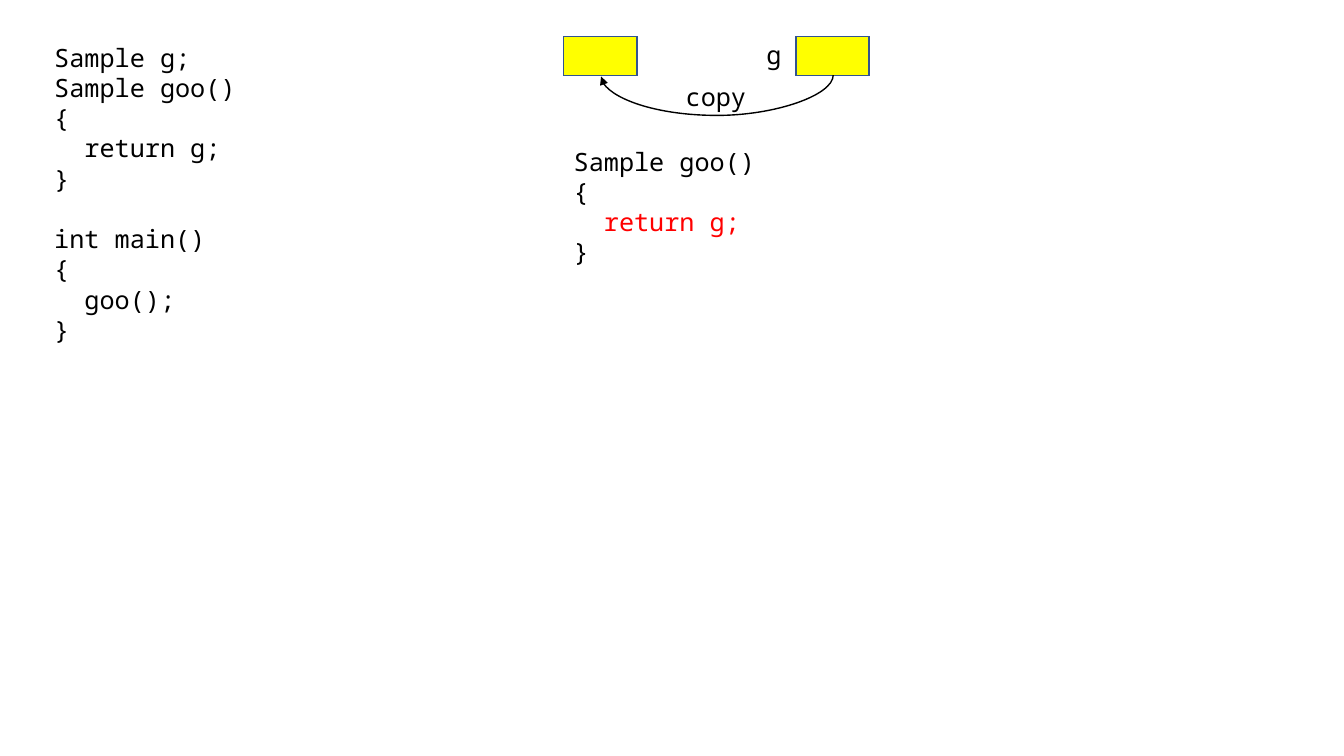
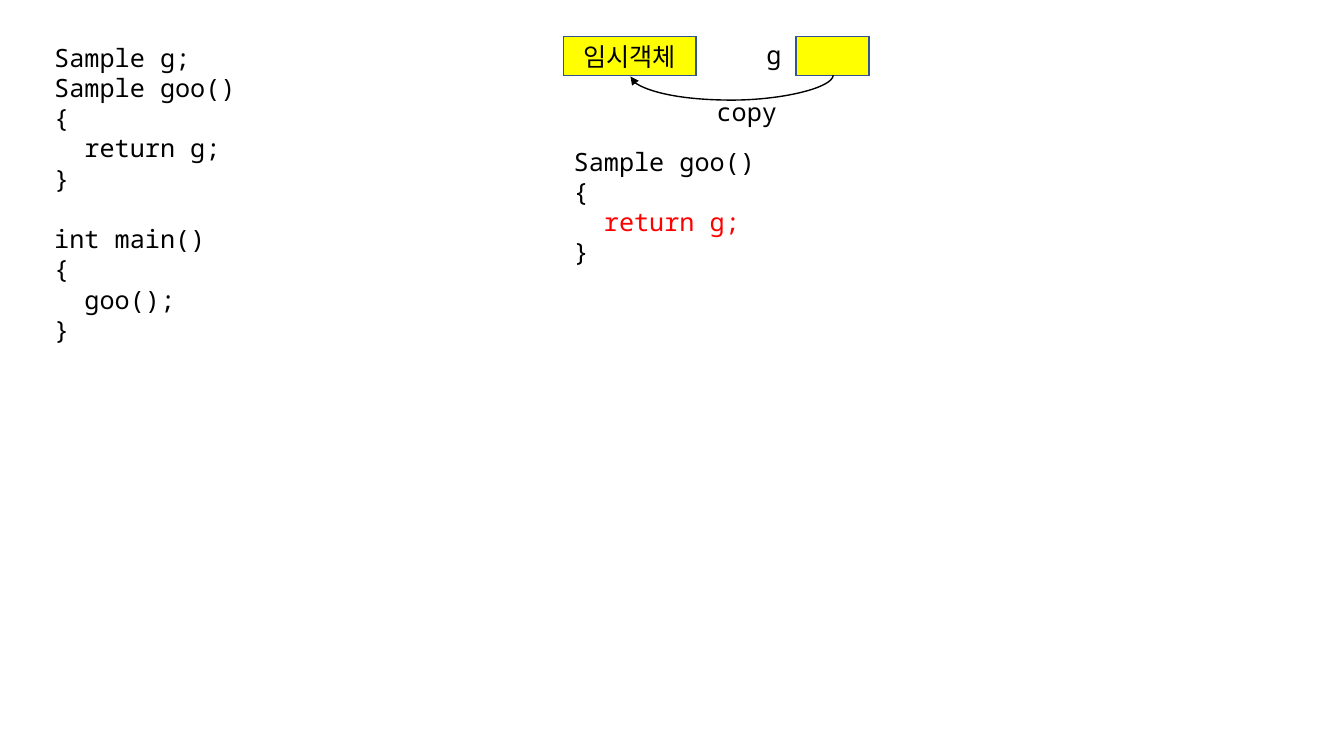
Before and after one commit to yoondev-classroom/cpp_221114, a slide deck: slide 21 of 221114.pptx. Drawn at 1344x756 pixels with LibreOffice and Linux fonts; fonts in the diff are those of the drawing. Boxes give left, top, right and bottom in pixels: in the first picture for what was removed or moved away, otherwise in the second. Text is boxed around its words. In the diff, an @@ line names an element or a change of style, - is before the commit and + after.

```diff
--- a/221114.pptx
+++ b/221114.pptx
@@ rectangle "임시객체": place and size @@
-rectangle "임시객체" at [564, 36, 637, 76]
+rectangle "임시객체" at [564, 36, 696, 76]
@@ text in rectangle at [583, 45, 676, 68]: text added @@
+임시객체
@@ curved arrow moved from (834, 75) - (601, 77) to (834, 75) - (630, 77) @@
@@ text "copy" rewrapped from [686, 92, 746, 112] to [717, 98, 777, 127] @@
```
Also in this commit, not shown: 11 slides added, 1 other file.
